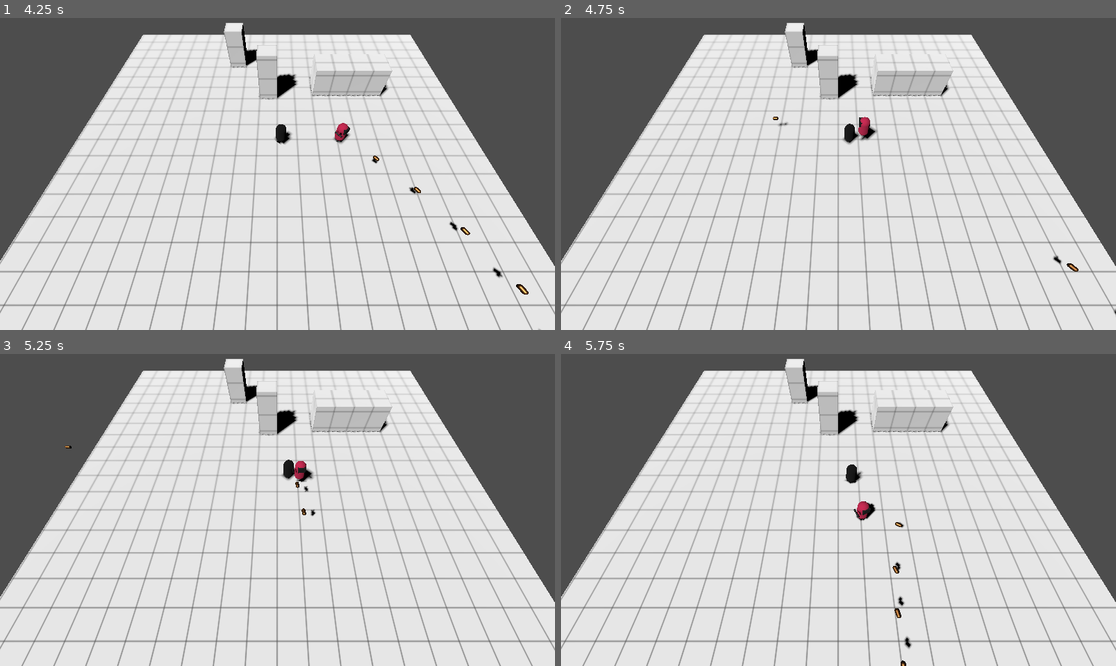
Above: before the commit, frames 1-4 (two rows, left to right).
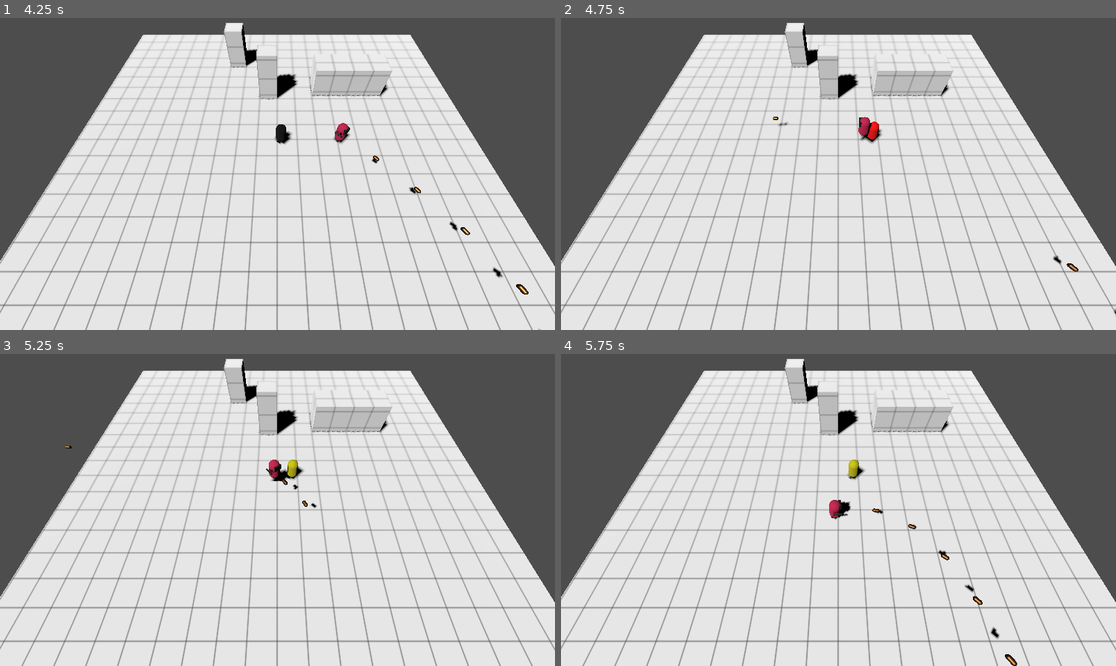
Above: after the commit, the same moments.

Repository: KrzysztofSieczkiewicz/Godot-TopDownShooter
Game: Godot game, scene res://Level.tscn
Same seed, same stepped clock (60 frames per second), same inputs: the game is played once before the commit and once after it.
Inputs (mouse positions are in pixels of both pictures, inside the frame that each line leads up to):
- Up to frame 1 (4.25 s): tap Enter (ui_accept) at 0.5, 0.77, 1.52, 3.02, 3.77 s; move the mouse to (399, 158) at 0.52 s; press the mouse at (399, 158) at 0.53 s; hold D (move_right) 0.53-1.28 s; move the mouse to (166, 189) at 1.27 s; release the mouse at (166, 189) at 1.28 s; hold S (move_down) 1.28-2.03 s; click (166, 189) at 1.35 s; move the mouse to (333, 105) at 2.02 s; press the mouse at (333, 105) at 2.03 s; hold D (move_right) 2.03-2.78 s; move the mouse to (249, 236) at 2.77 s; release the mouse at (249, 236) at 2.78 s; hold W (move_up) 2.78-3.53 s; click (249, 236) at 2.85 s; move the mouse to (444, 220) at 3.52 s; press the mouse at (444, 220) at 3.53 s; hold A (move_left) from 3.53 s (still down)
- Up to frame 2 (4.75 s): keep holding A (move_left); move the mouse to (672, 127) at 4.27 s; release the mouse at (672, 127) at 4.28 s; click (672, 127) at 4.35 s; tap Enter (ui_accept) at 4.52 s
- Up to frame 3 (5.25 s): move the mouse to (305, 510) at 5.02 s; release A (move_left) at 5.03 s; press the mouse at (305, 510) at 5.03 s; hold S (move_down) from 5.03 s (still down)
- Up to frame 4 (5.75 s): keep holding S (move_down)

Frame 1 is identical in both runs. In frame 2, 0.3% of the frame differs, in the area x 50-58%, y 33-41%; in frame 3, 0.5%; in frame 4, 0.9%, in the area x 48-83%, y 33-100%.

Commit message:
enemy attacks

Diff:
--- a/Bullet.tscn
+++ b/Bullet.tscn
@@ -22,6 +22,7 @@
 surface_material_override/0 = SubResource("StandardMaterial3D_4iu16")
 
 [node name="Area3D" type="Area3D" parent="."]
+collision_mask = 7
 
 [node name="CollisionShape3D" type="CollisionShape3D" parent="Area3D"]
 transform = Transform3D(1, 0, 0, 0, -4.37114e-08, -1, 0, 1, -4.37114e-08, 0, 0, 0)
--- a/Enemy.gd
+++ b/Enemy.gd
@@ -2,36 +2,95 @@
 
 class_name Enemy
 
+var default_material = load("res://Enemy/EnemyDefaultMaterial.tres")
+var attacking_material = load("res://Enemy/EnemyAttackingMaterial.tres")
+var recovering_material = load("res://Enemy/EnemyRecoveringMaterial.tres")
+
 @onready var nav_agent:NavigationAgent3D = $NavigationAgent3D
 @onready var player:CharacterBody3D = $"../Player"
+@onready var attack_timer:Timer = $AttackTimer
 
 var movement_speed:float = 2.0
-
+var attack_speed_multiplier:float = 7.0
 var path = []
 
+var attack_target:Vector3
+var return_target:Vector3
+
+enum state {
+	SEEKING,
+	ATTACKING,
+	RETURNING,
+	RECOVERING,
+}
+var current_state = state.SEEKING
+
 func _ready():
-	nav_agent.path_desired_distance = 2.5
-	nav_agent.target_desired_distance = 2.5
+	$MeshInstance3D.set_surface_override_material(0, default_material)
+
+	nav_agent.path_desired_distance = 1
+	nav_agent.target_desired_distance = 1
 
 func _physics_process(delta):
-	actor_setup(player.global_transform.origin)
+	match current_state:
+		state.SEEKING:
+			actor_setup(player.global_transform.origin)
+			if nav_agent.is_navigation_finished():
+				return
 
-	if nav_agent.is_navigation_finished():
-		return
+			var current_agent_pos: Vector3 = global_position
+			var next_agent_pos: Vector3 = nav_agent.get_next_path_position()
+			velocity = current_agent_pos.direction_to(next_agent_pos) * movement_speed
+			move_and_slide()
 
-	var current_agent_pos: Vector3 = global_position
-	var next_agent_pos: Vector3 = nav_agent.get_next_path_position()
-	#print("Next position: ", next_agent_pos)
+			var player_location = player.global_transform.origin
+			var current_location = global_transform.origin
 
-	velocity = current_agent_pos.direction_to(next_agent_pos) * movement_speed
-	#print("Current velocity: ", velocity)
-	move_and_slide()
+		state.ATTACKING:
+			move_and_attack()
+
+		state.RETURNING:
+			move_and_attack()
+
 
 func actor_setup(target_position:Vector3):
 	# Wait for the first physics frame so the NavigationServer can sync.
 	await get_tree().physics_frame
 	nav_agent.set_target_position(target_position)
 
+func move_and_attack():
+	var player_location = player.global_transform.origin
+	var current_location = global_transform.origin
+	var direction: Vector3 = attack_target - current_location
+	velocity = direction.normalized() * movement_speed * attack_speed_multiplier
+	move_and_slide()
+
+	if direction.length() < 0.75:
+		match current_state:
+			state.ATTACKING:
+				current_state = state.RETURNING
+				attack_target = return_target
+			state.RETURNING:
+				$MeshInstance3D.set_surface_override_material(0, recovering_material)
+				collide_with_other_enemies(true)
+				current_state = state.RECOVERING
+				attack_timer.start()
+
+func collide_with_other_enemies(should_we_collide):
+	set_collision_mask_value(2, should_we_collide)
+	set_collision_layer_value(2, should_we_collide)
 
 func _on_stats_you_died_signal():
 	queue_free()
+
+func _on_AttackTimer_timeout():
+	current_state = state.SEEKING
+	$MeshInstance3D.set_surface_override_material(0, default_material)
+
+func _on_AttackRadius_body_entered(body):
+	if body == player:
+		return_target = global_transform.origin
+		attack_target = player.global_transform.origin
+		current_state = state.ATTACKING
+		$MeshInstance3D.set_surface_override_material(0, attacking_material)
+		collide_with_other_enemies(false)
--- a/Enemy.tscn
+++ b/Enemy.tscn
@@ -1,31 +1,43 @@
-[gd_scene load_steps=6 format=3 uid="uid://cj8f4pphg12mx"]
+[gd_scene load_steps=7 format=3 uid="uid://cj8f4pphg12mx"]
 
 [ext_resource type="Script" path="res://Enemy.gd" id="1_yy6fs"]
 [ext_resource type="PackedScene" uid="uid://btyy8l4qcwta5" path="res://Stats.tscn" id="2_jvhvc"]
+[ext_resource type="Material" uid="uid://df042jt4po0l8" path="res://Enemy/EnemyDefaultMaterial.tres" id="2_x2lqu"]
 
 [sub_resource type="CapsuleMesh" id="CapsuleMesh_5hhvs"]
 
-[sub_resource type="StandardMaterial3D" id="StandardMaterial3D_lxs0t"]
-albedo_color = Color(0, 0, 0, 1)
-
 [sub_resource type="CapsuleShape3D" id="CapsuleShape3D_pmffb"]
 
+[sub_resource type="CylinderShape3D" id="CylinderShape3D_vmaym"]
+height = 1.12197
+radius = 2.35883
+
 [node name="Enemy" type="CharacterBody3D"]
+collision_layer = 4
 script = ExtResource("1_yy6fs")
 
 [node name="MeshInstance3D" type="MeshInstance3D" parent="."]
 mesh = SubResource("CapsuleMesh_5hhvs")
-surface_material_override/0 = SubResource("StandardMaterial3D_lxs0t")
+surface_material_override/0 = ExtResource("2_x2lqu")
 
 [node name="CollisionShape3D" type="CollisionShape3D" parent="."]
 shape = SubResource("CapsuleShape3D_pmffb")
 
 [node name="NavigationAgent3D" type="NavigationAgent3D" parent="."]
 
-[node name="Timer" type="Timer" parent="."]
-autostart = true
-
 [node name="Stats" parent="." instance=ExtResource("2_jvhvc")]
 
-[connection signal="timeout" from="Timer" to="." method="_on_timer_timeout"]
+[node name="AttackRadius" type="Area3D" parent="."]
+collision_layer = 4
+collision_mask = 2
+
+[node name="CollisionShape3D" type="CollisionShape3D" parent="AttackRadius"]
+shape = SubResource("CylinderShape3D_vmaym")
+
+[node name="AttackTimer" type="Timer" parent="."]
+wait_time = 2.0
+one_shot = true
+
 [connection signal="you_died_signal" from="Stats" to="." method="_on_stats_you_died_signal"]
+[connection signal="body_entered" from="AttackRadius" to="." method="_on_AttackRadius_body_entered"]
+[connection signal="timeout" from="AttackTimer" to="." method="_on_AttackTimer_timeout"]
--- /dev/null
+++ b/Enemy/EnemyAttackingMaterial.tres
@@ -0,0 +1,4 @@
+[gd_resource type="StandardMaterial3D" format=3 uid="uid://e885o3qhucft"]
+
+[resource]
+albedo_color = Color(1, 0, 0, 1)
--- /dev/null
+++ b/Enemy/EnemyDefaultMaterial.tres
@@ -0,0 +1,4 @@
+[gd_resource type="StandardMaterial3D" format=3 uid="uid://df042jt4po0l8"]
+
+[resource]
+albedo_color = Color(0, 0, 0, 1)
--- /dev/null
+++ b/Enemy/EnemyRecoveringMaterial.tres
@@ -0,0 +1,4 @@
+[gd_resource type="StandardMaterial3D" format=3 uid="uid://corc52fh0tc10"]
+
+[resource]
+albedo_color = Color(0.811765, 0.784314, 0, 1)
--- a/Level.tscn
+++ b/Level.tscn
@@ -23,6 +23,8 @@
 script = ExtResource("1_gqqd2")
 
 [node name="Player" parent="." instance=ExtResource("2_8ixkj")]
+collision_layer = 2
+collision_mask = 3
 
 [node name="DirectionalLight3D" type="DirectionalLight3D" parent="."]
 transform = Transform3D(0.73038, 0.534329, -0.425485, -0.00623602, 0.628118, 0.778093, 0.683013, -0.56565, 0.462097, -17.8565, 11.8901, 17.9643)
--- a/project.godot
+++ b/project.godot
@@ -50,3 +50,9 @@
 "events": [Object(InputEventMouseButton,"resource_local_to_scene":false,"resource_name":"","device":-1,"window_id":0,"a …(256 unchanged characters)…
 ]
 }
+
+[layer_names]
+
+3d_physics/layer_1="World"
+3d_physics/layer_2="Player"
+3d_physics/layer_3="NPC"
